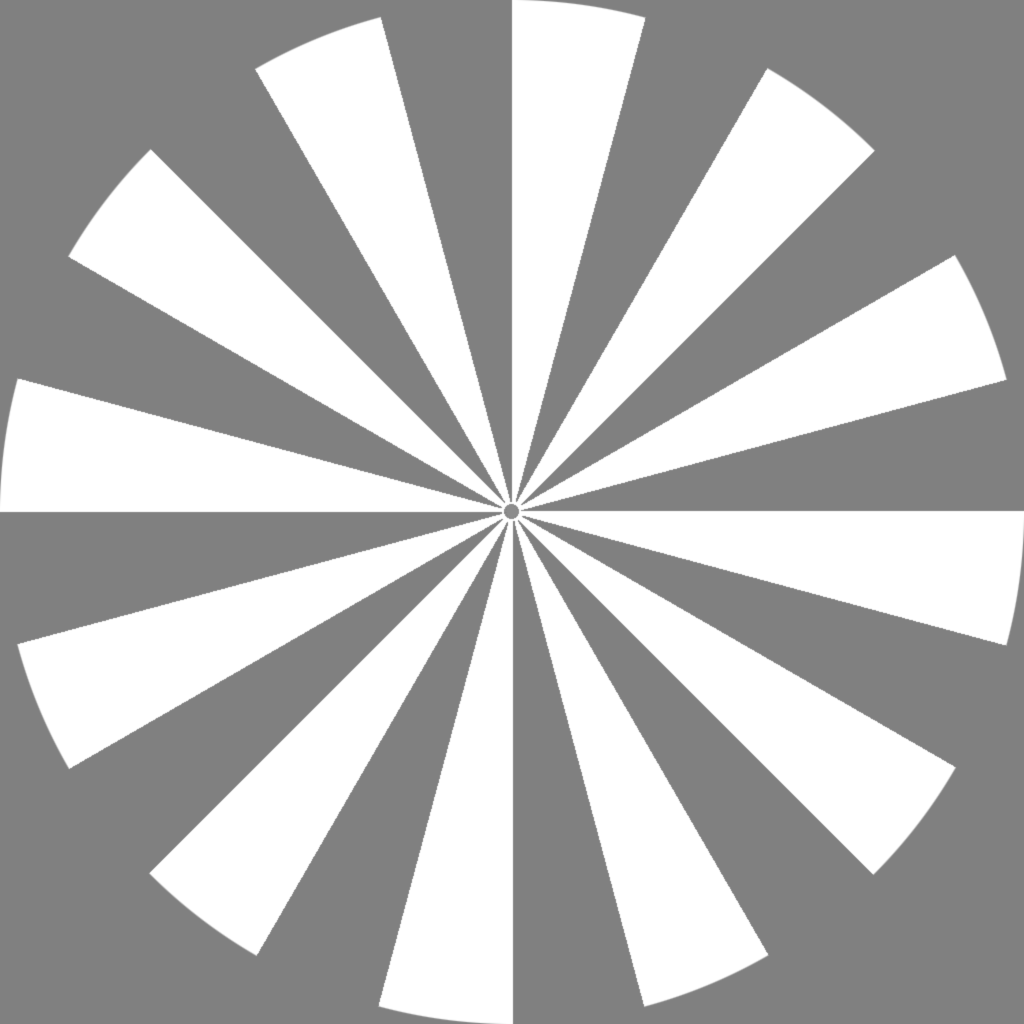
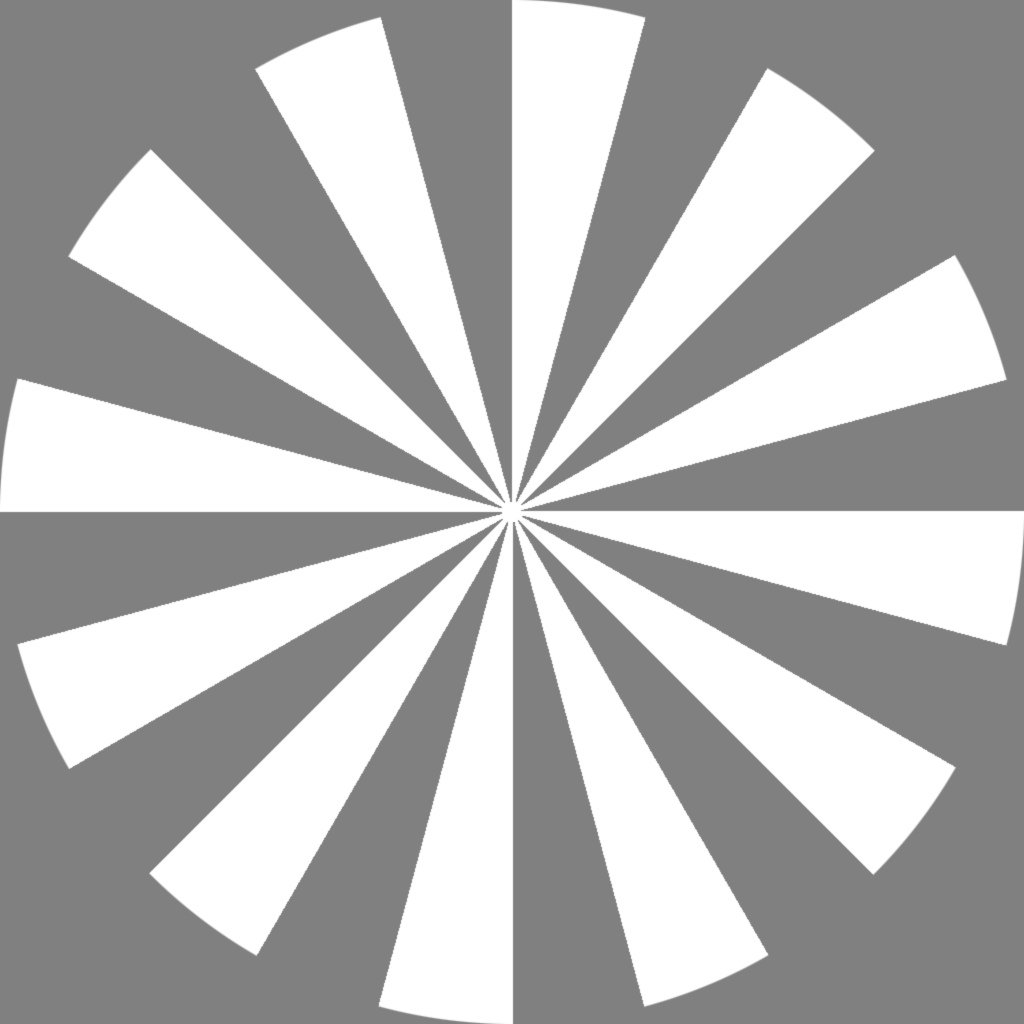
Layer changes from the first 1024×1024 image to the second:
removed layer "Layer 2" over <box>503,503,520,522</box>
added layer "Layer 4" above "Layer 1" over <box>503,503,520,522</box>
